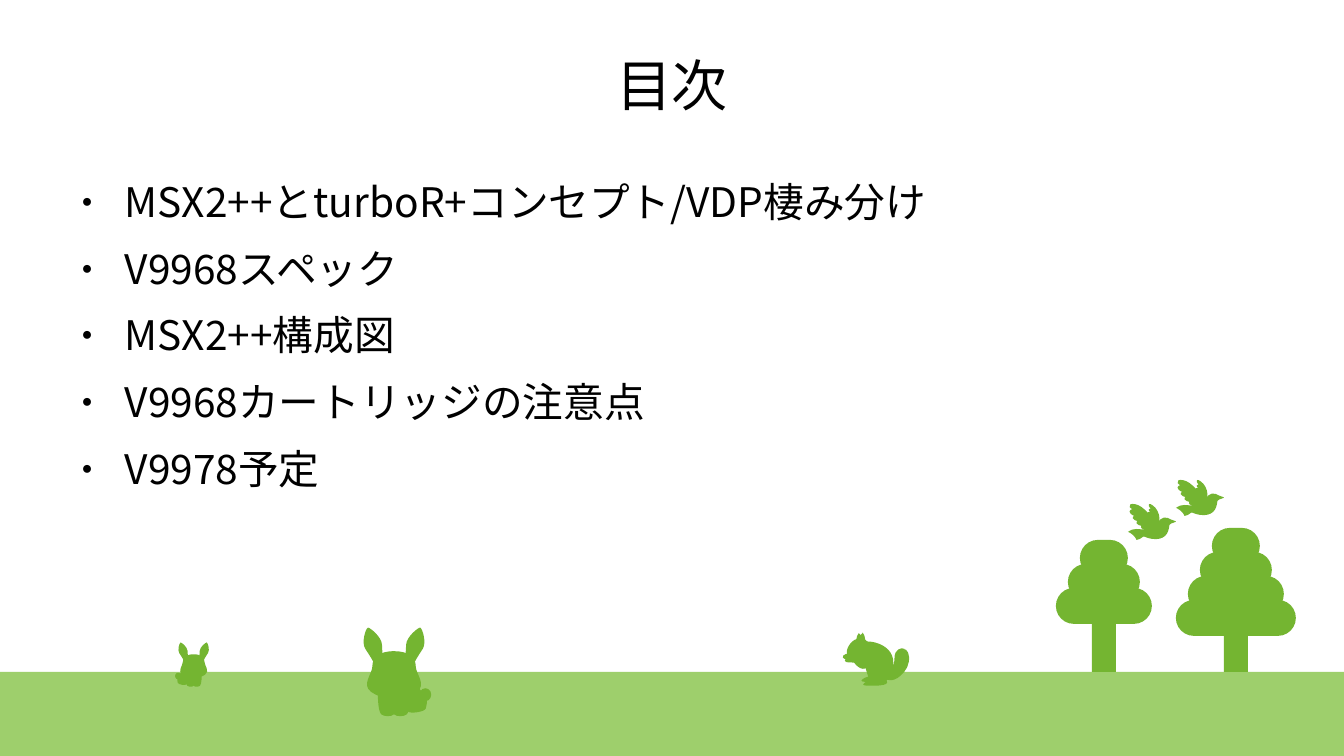
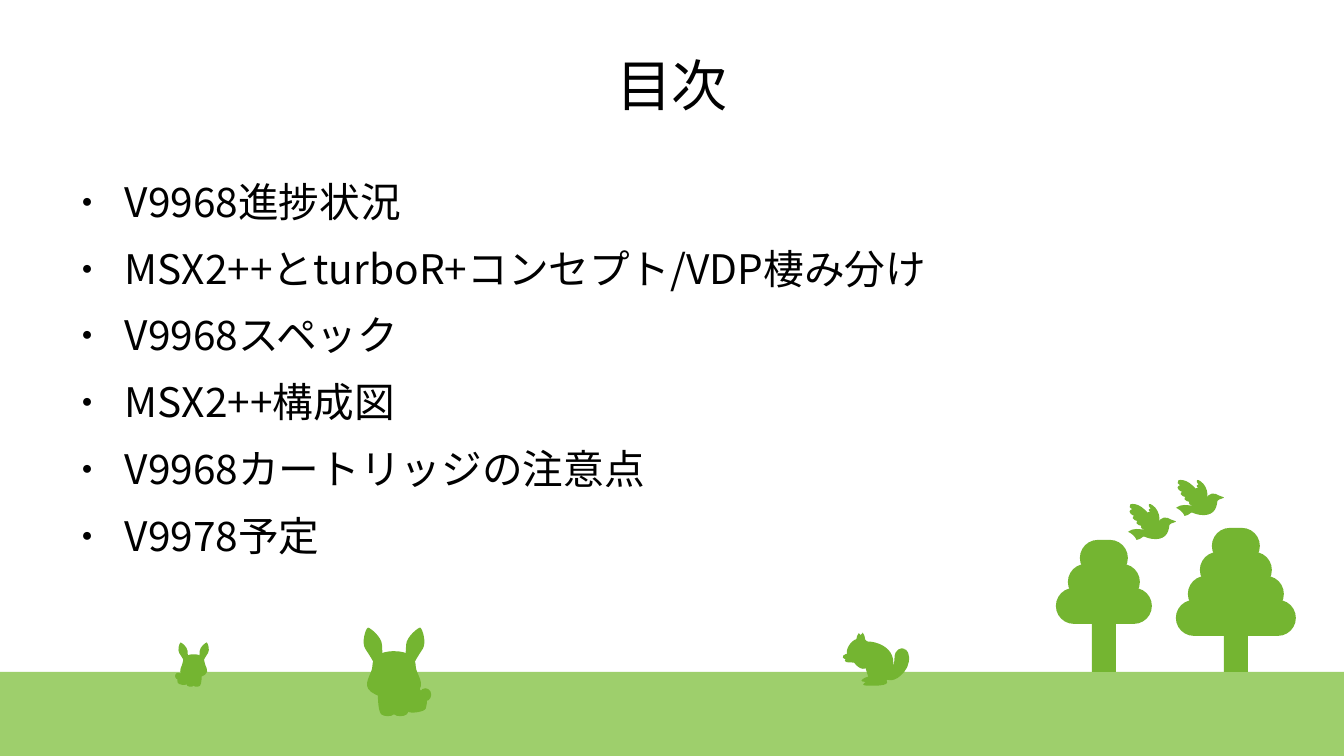
Before and after one commit to hra1129/TangCartMSX, a slide deck: slide 2 of RTL/tangnano20k_vdp_cartridge_rev2_step1/src/th9958/devcon/doc/2025_Dec_13th_v9968progress.odp. Drawn at 1344x756 pixels with LibreOffice and Linux fonts; fonts in the diff are those of the drawing. Boxes give left, top, right and bottom in pixels: in the first picture for what was removed or moved away, otherwise in the second. Text is boxed around its words. In the diff, an @@ line names an element or a change of style, - is before the commit and + after.

```diff
--- a/RTL/tangnano20k_vdp_cartridge_rev2_step1/src/th9958/devcon/doc/2025_Dec_13th_v9968progress.odp
+++ b/RTL/tangnano20k_vdp_cartridge_rev2_step1/src/th9958/devcon/doc/2025_Dec_13th_v9968progress.odp
@@ text at bbox=[125, 182, 401, 221]: paragraph added @@
+● V9968進捗状況
```
Also in this commit, not shown: 1 slide added, 3 other files.
